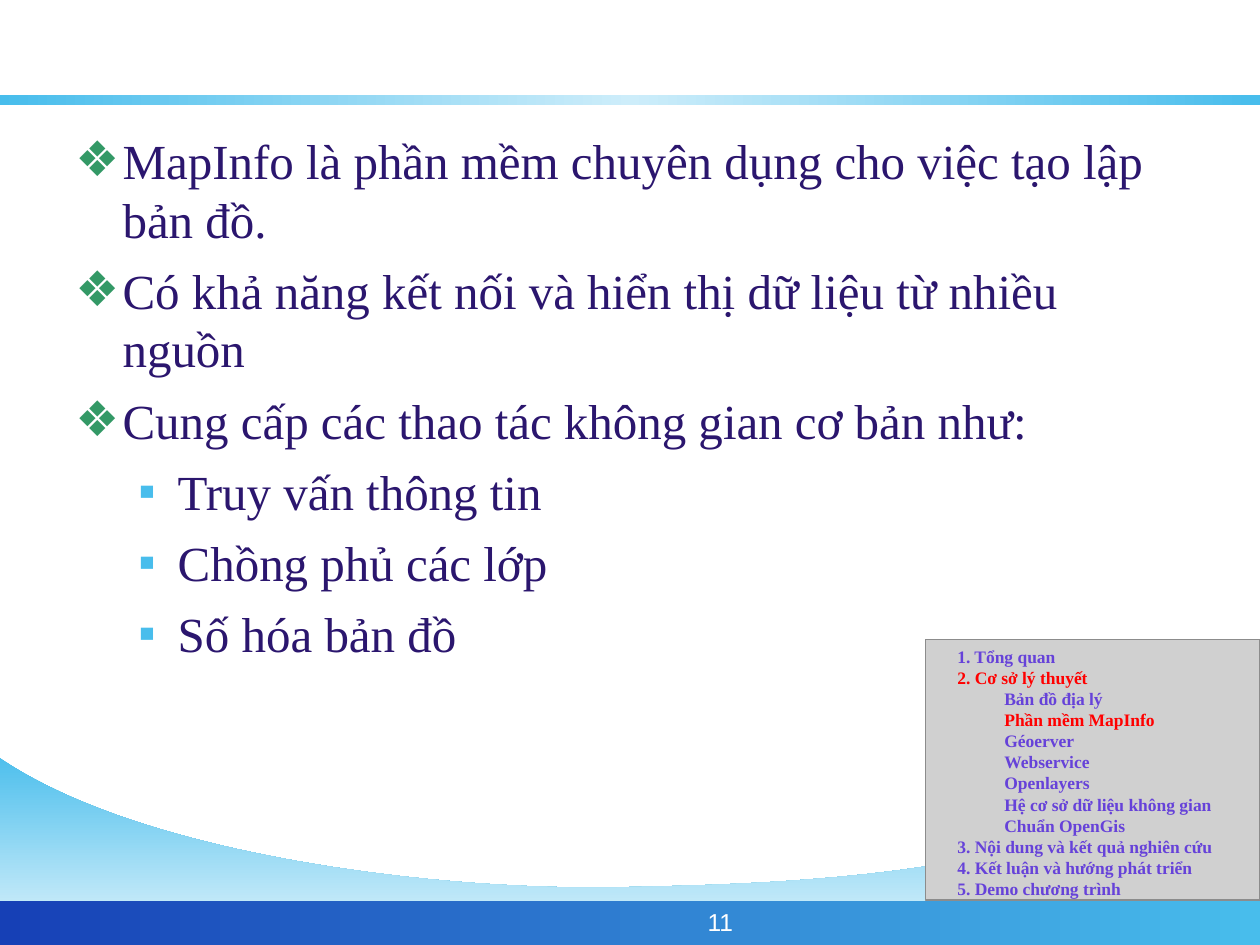
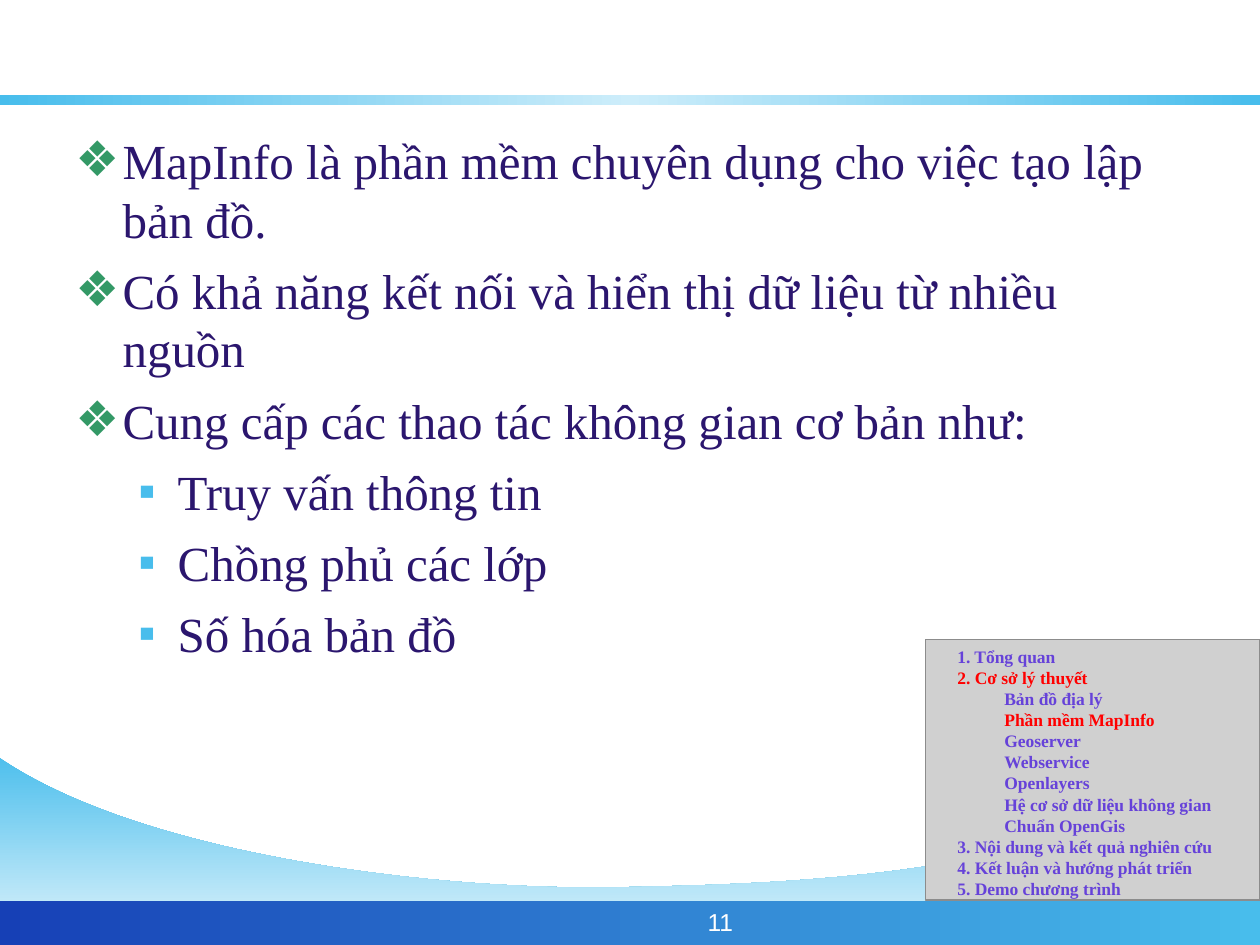
Before and after one commit to phamngsinh/cantho-webgis, a slide deck: slide 11 of Document/Bao Cao/BaoCaoLuanVan.ppt. Drawn at 1260x945 pixels with LibreOffice and Linux fonts; fonts in the diff are those of the drawing; grey boxes stand for pictures; background and template pictures are left out. Boxes give left, top, right and bottom in pixels: in the first picture for what was removed or moved away, otherwise in the second. Text is boxed around its words. In the diff, an @@ line names an element or a change of style, - is before the commit and + after.

```diff
--- a/Document/Bao Cao/BaoCaoLuanVan.ppt
+++ b/Document/Bao Cao/BaoCaoLuanVan.ppt
@@ text at [1004,735,1080,747]: text changed @@
-Géoerver
+Geoserver
```
Also in this commit, not shown: 8 other slides changed.
